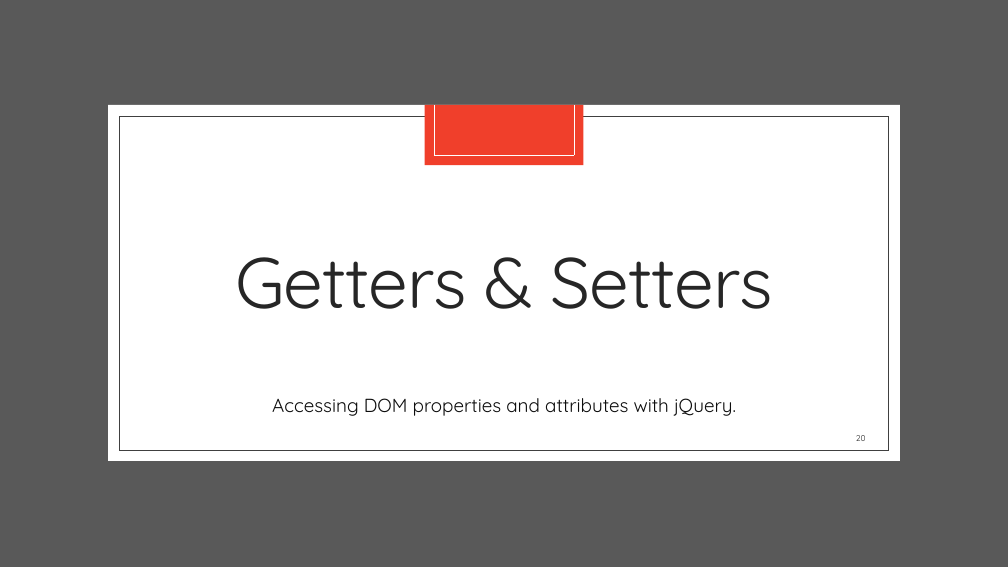
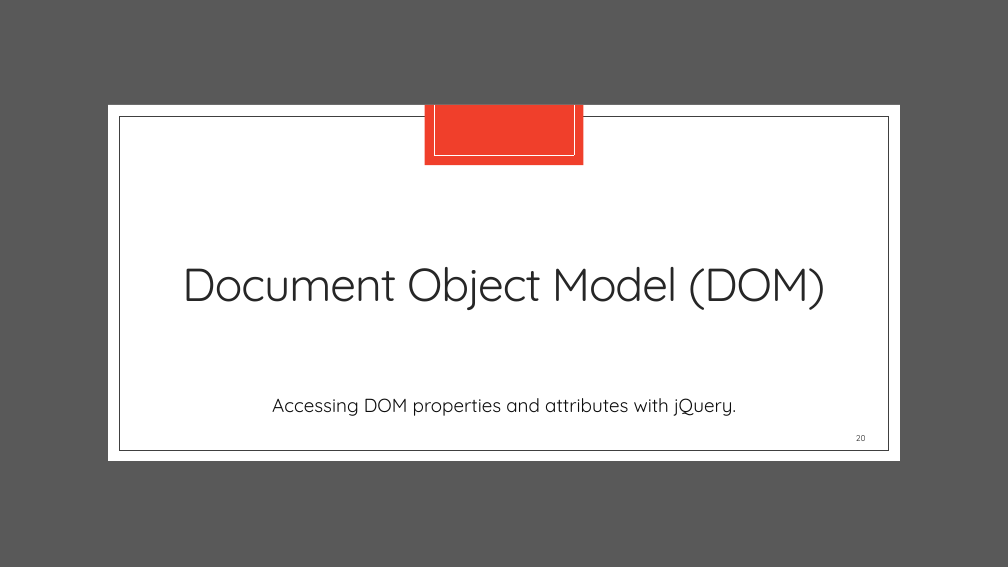
Before and after one commit to zackstotts/base-node-curriculum, a slide deck: slide 20 of unit_00/html_review/06 jQuery.pptx. Drawn at 1008x567 pixels with LibreOffice and Linux fonts; fonts in the diff are those of the drawing. Boxes give left, top, right and bottom in pixels: in the first picture for what was removed or moved away, otherwise in the second. Text is boxed around its words. In the diff, an @@ line names an element or a change of style, - is before the commit and + after.

Commit message:
adjusting objectives and fixing a logic error in the example

```diff
--- a/unit_00/html_review/06 jQuery.pptx
+++ b/unit_00/html_review/06 jQuery.pptx
@@ title at bbox=[182, 267, 825, 310]: text changed; size 68 to 44 pt @@
-Getters & Setters
+Document Object Model (DOM)
```
Also in this commit, not shown: 4 other slides changed.
